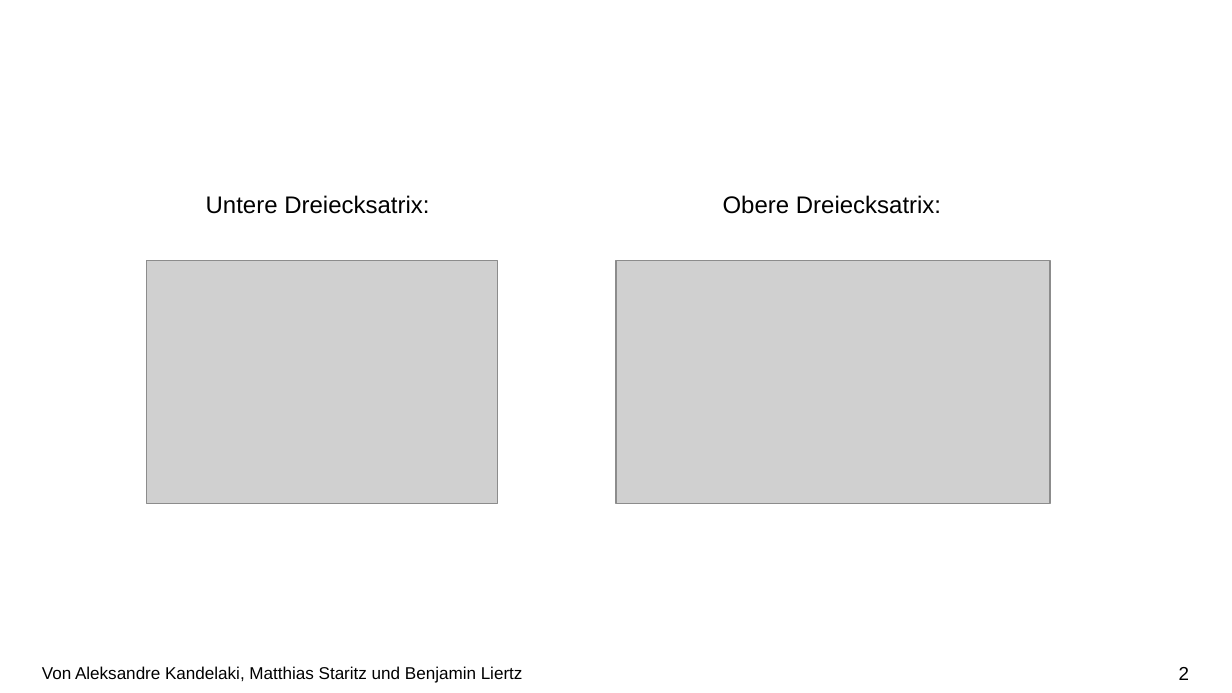
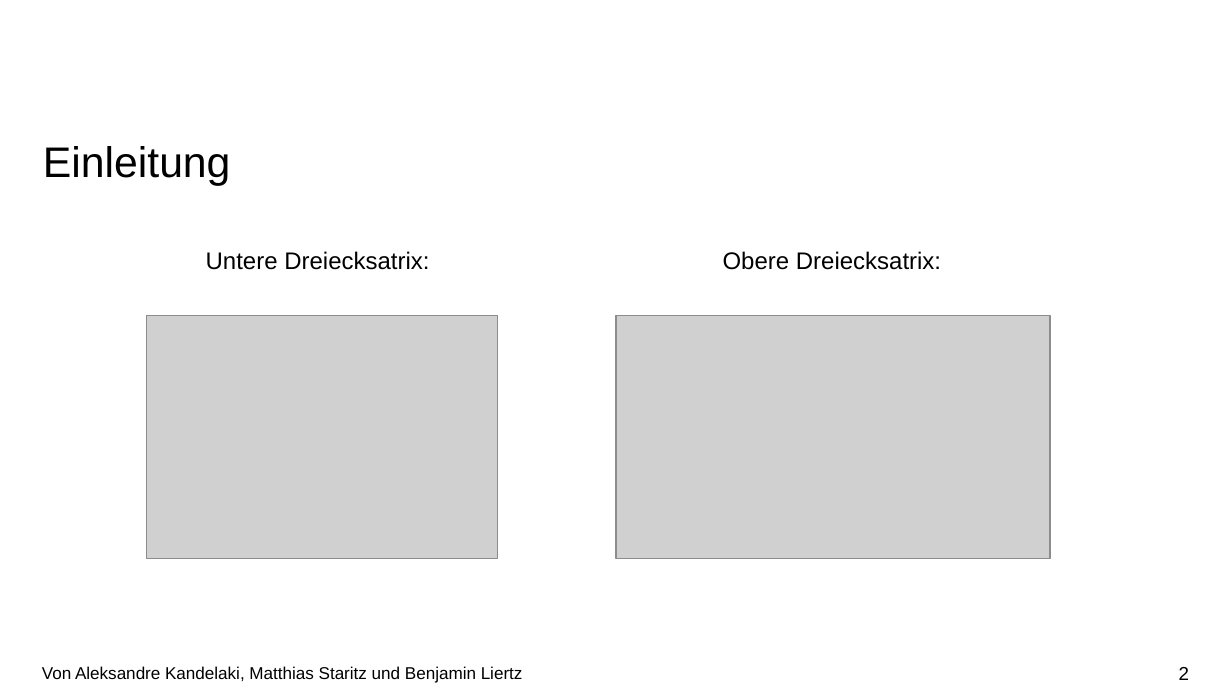
Before and after one commit to kandelak/ludecomposition, a slide deck: slide 2 of Vortrag/LU-Zerlegung.pptx. Drawn at 1232x693 pixels with LibreOffice and Linux fonts; fonts in the diff are those of the drawing; grey boxes stand for pictures; background and template pictures are left out. Boxes give left, top, right and bottom in pixels: in the first picture for what was removed or moved away, otherwise in the second. Text is boxed around its words. In the diff, an @@ line names an element or a change of style, - is before the commit and + after.

```diff
--- a/Vortrag/LU-Zerlegung.pptx
+++ b/Vortrag/LU-Zerlegung.pptx
@@ title added at <box>43,146,231,185</box>, 25 pt, text #000000 @@
+Einleitung
@@ 2 pictures, 2 texts: place and size @@
-2 pictures, 2 texts at <box>147,195,1050,503</box>
+2 pictures, 2 texts at <box>147,251,1050,558</box>
```
Also in this commit, not shown: 3 other slides changed, 4 slides added.
